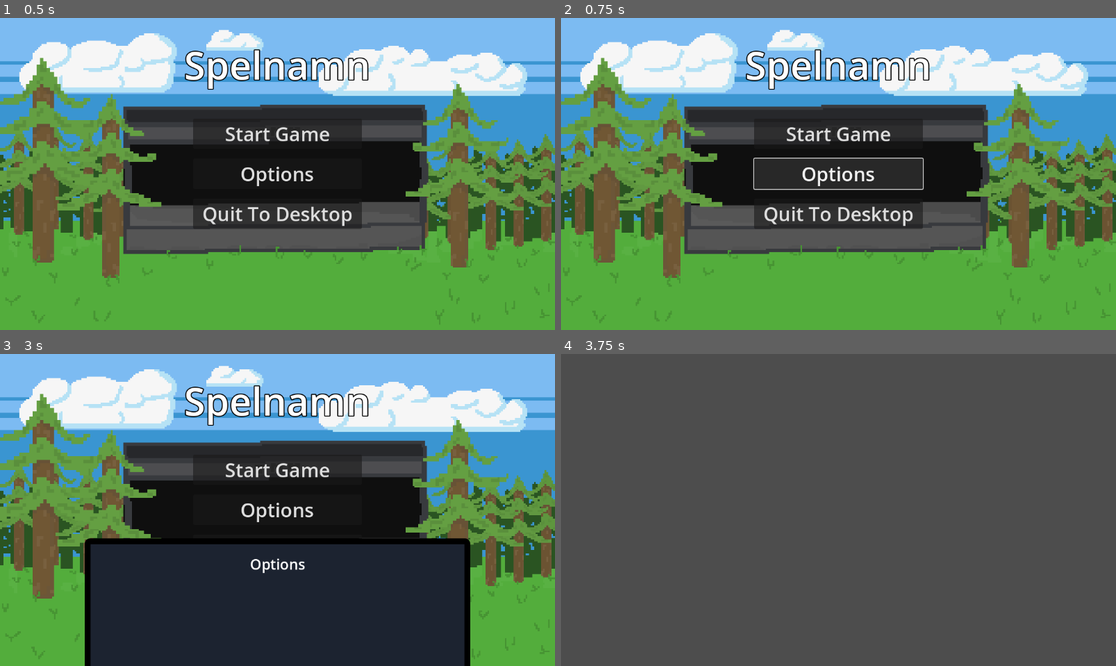
Above: before the commit, frames 1-4 (two rows, left to right).
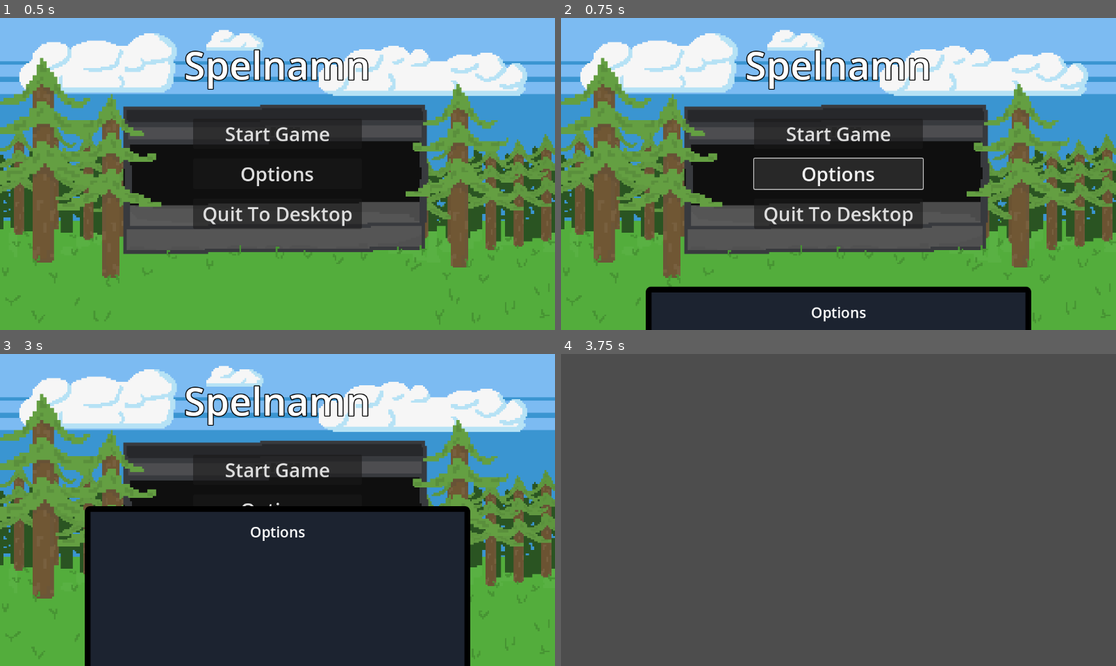
Above: after the commit, the same moments.

Repository: Goldstar32/TMMGame
Game: Godot game, scene res://Scenes/main_menu.tscn
Same seed, same stepped clock (60 frames per second), same inputs: the game is played once before the commit and once after it.
Inputs (mouse positions are in pixels of both pictures, inside the frame that each line leads up to):
- Up to frame 1 (0.5 s): no input
- Up to frame 2 (0.75 s): click "Options" at 0.5 s
- Up to frame 3 (3 s): click "Start Game" at 1.25 s; click "Start Game" at 2 s; click (277, 603) at 2.75 s
- Up to frame 4 (3.75 s): click "Start Game" at 3.5 s

Frame 1 is identical in both runs. In frame 2, 9.7% of the frame differs, in the area x 15-85%, y 85-100%; in frame 3, 7.7%; in frame 4, nothing differs.

Commit message:
Update options_menu.tscn

Diff:
--- a/Scenes/options_menu.tscn
+++ b/Scenes/options_menu.tscn
@@ -16,7 +16,7 @@
 "times": PackedFloat32Array(0, 0.5),
 "transitions": PackedFloat32Array(1, 1),
 "update": 0,
-"values": [Vector2(176, 1000), Vector2(176, 74)]
+"values": [Vector2(176, 800), Vector2(176, 74)]
 }
 
 [sub_resource type="Animation" id="Animation_gf0di"]
